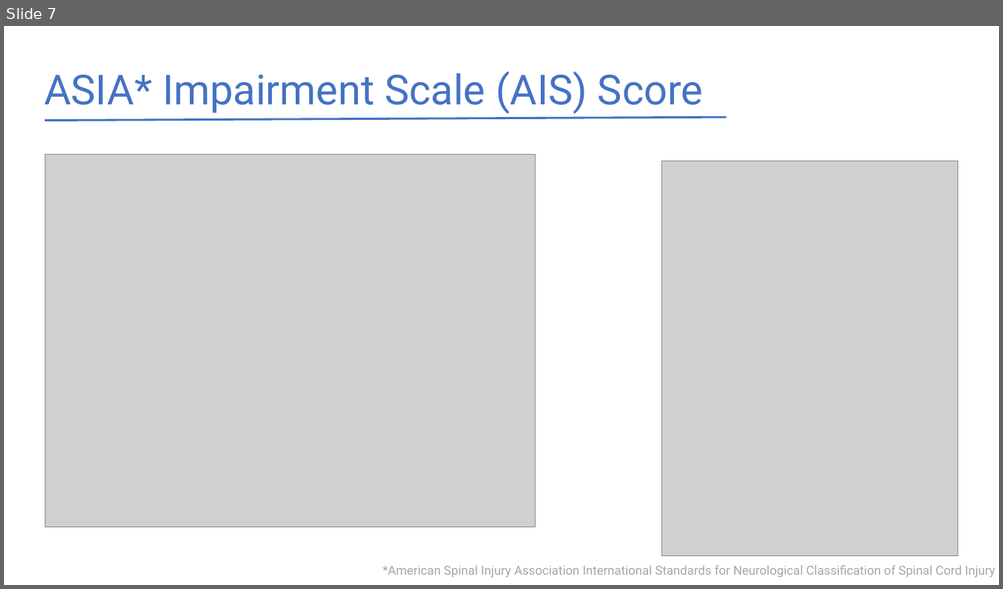
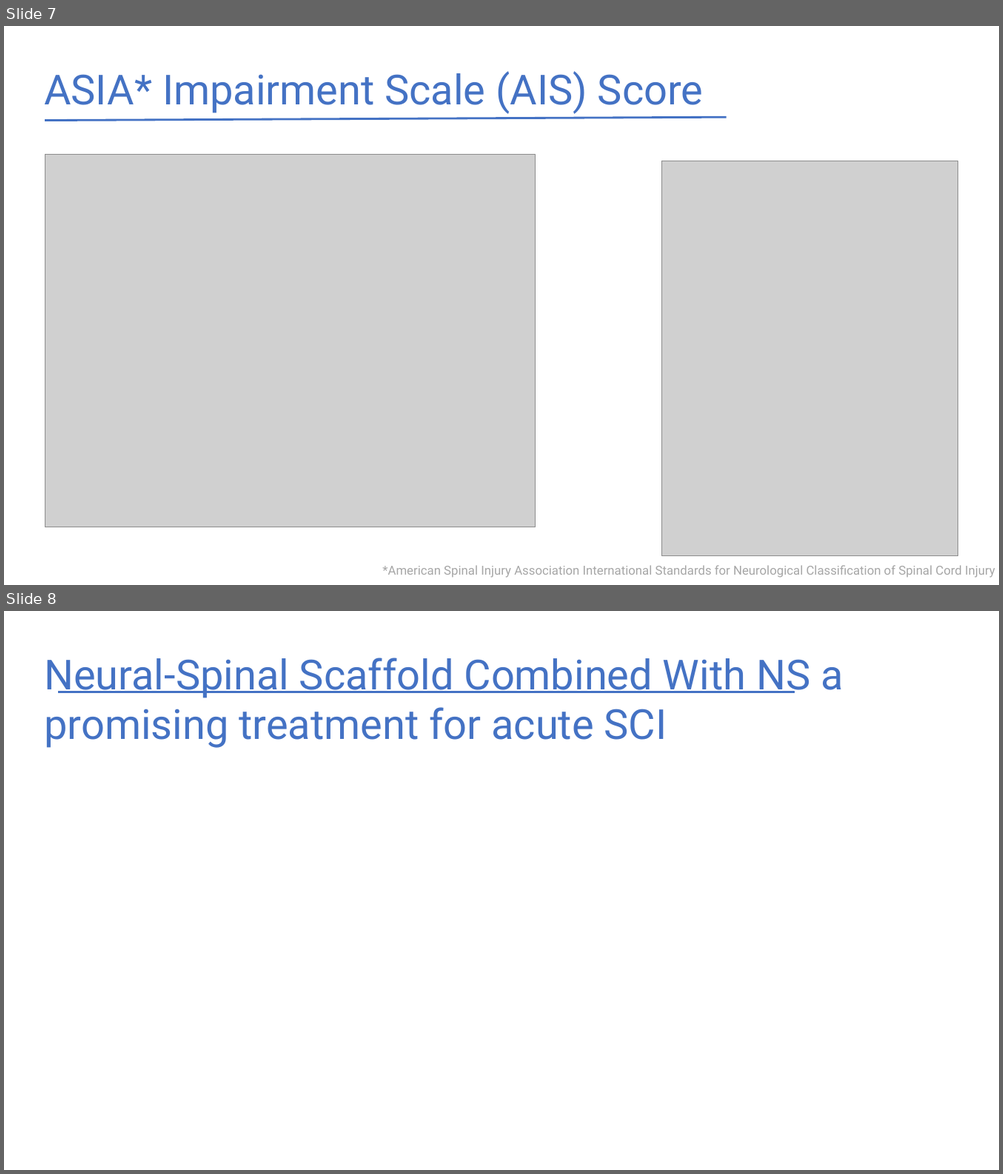
Before and after one commit to ygrepo/Cell-and-Tissue-Engineering, a slide deck: Module_11_StemCells/Conclusion_project/Presentation.pptx. Shown one above the other, each under a label of ours: slide 7 before the commit, slides 7 and 8 after it. The pictures are 1003x589 and 1003x1174 pixels, drawn with LibreOffice and Linux fonts; fonts in the diff are those of the drawing; grey boxes stand for pictures. Boxes give left, top, right and bottom in pixels: in the first picture for what was removed or moved away, otherwise in the second. Text is boxed around its words. In the diff, an @@ line names an element or a change of style, - is before the commit and + after.

```diff
--- a/Module_11_StemCells/Conclusion_project/Presentation.pptx
+++ b/Module_11_StemCells/Conclusion_project/Presentation.pptx
@@ slide 8 added at <box>4,611,999,1170</box>, background #FFFFFF @@
@@ text added at <box>44,658,842,748</box>, 40 pt, text #4472C4 @@
+Neural-Spinal Scaffold Combined With NS a promising treatment for acute SCI
@@ line added from (58, 692) to (794, 692), #4472C4 2 pt @@
```
Also in this commit, not shown: 1 slide changed, 6 other files.
